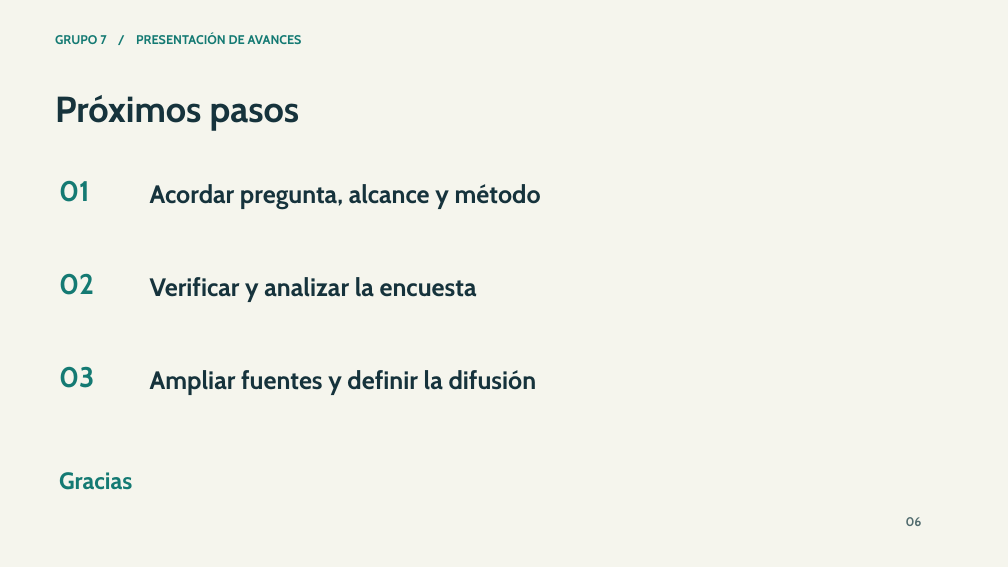
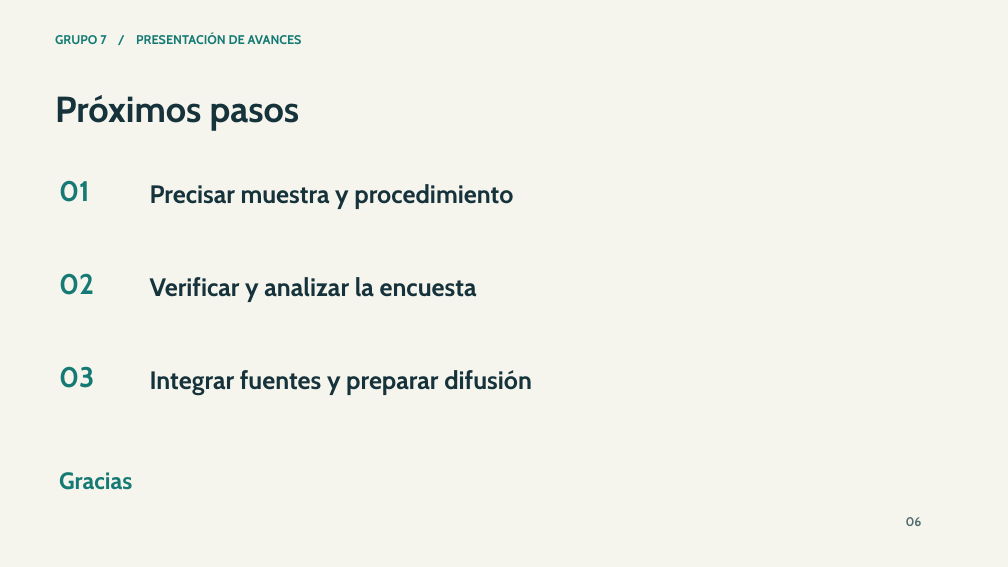
Before and after one commit to jochevipe/liderazgo_7, a slide deck: slide 6 of 06-presentaciones/presentacion/presentacion-avances-grupo-7.pptx. Drawn at 1008x567 pixels with LibreOffice and Linux fonts; fonts in the diff are those of the drawing. Boxes give left, top, right and bottom in pixels: in the first picture for what was removed or moved away, otherwise in the second. Text is boxed around its words. In the diff, an @@ line names an element or a change of style, - is before the commit and + after.

```diff
--- a/06-presentaciones/presentacion/presentacion-avances-grupo-7.pptx
+++ b/06-presentaciones/presentacion/presentacion-avances-grupo-7.pptx
@@ text at (x1=150, y1=184, x2=513, y2=209): text changed @@
-Acordar pregunta, alcance y método
+Precisar muestra y procedimiento
@@ text at (x1=150, y1=370, x2=532, y2=395): text changed @@
-Ampliar fuentes y definir la difusión
+Integrar fuentes y preparar difusión
```
Also in this commit, not shown: 4 other slides changed, 45 other files.
